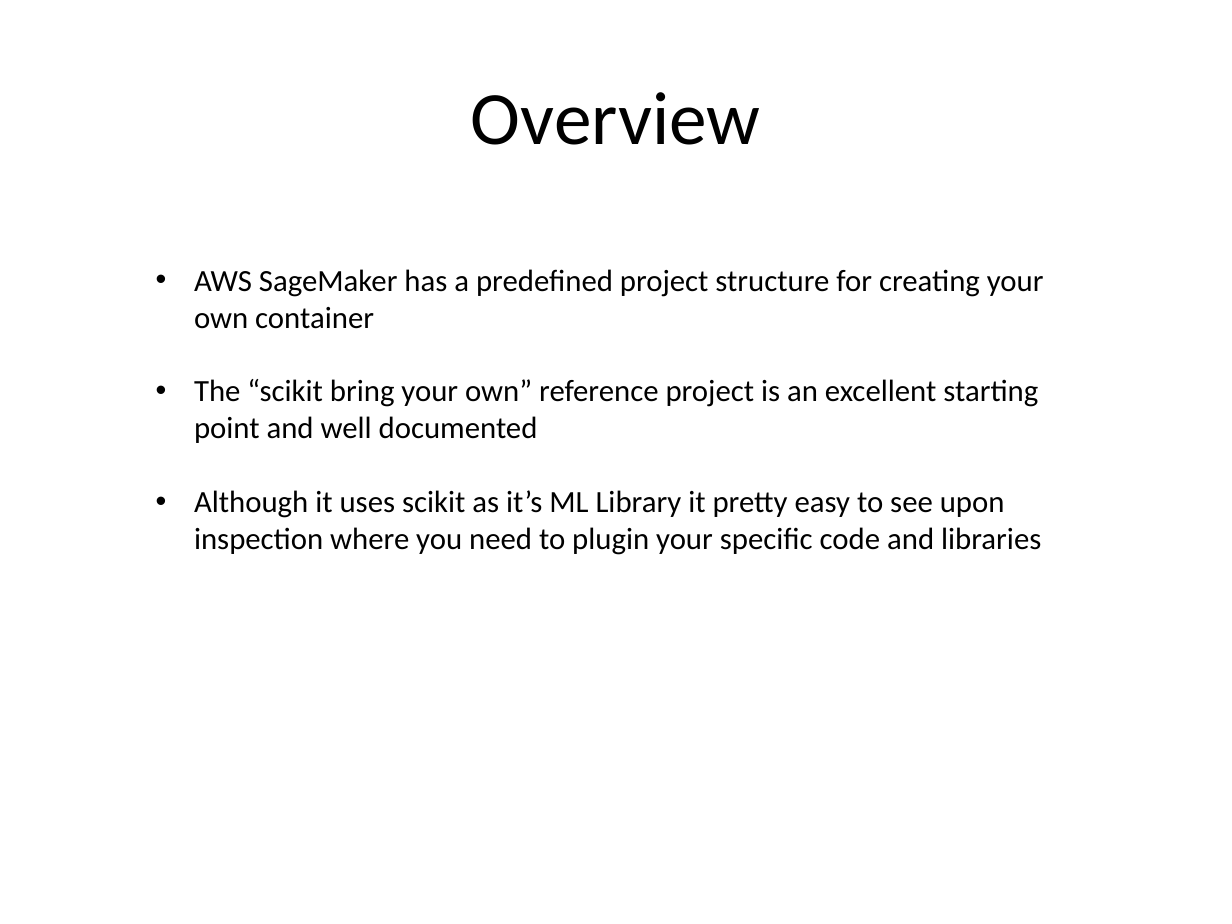
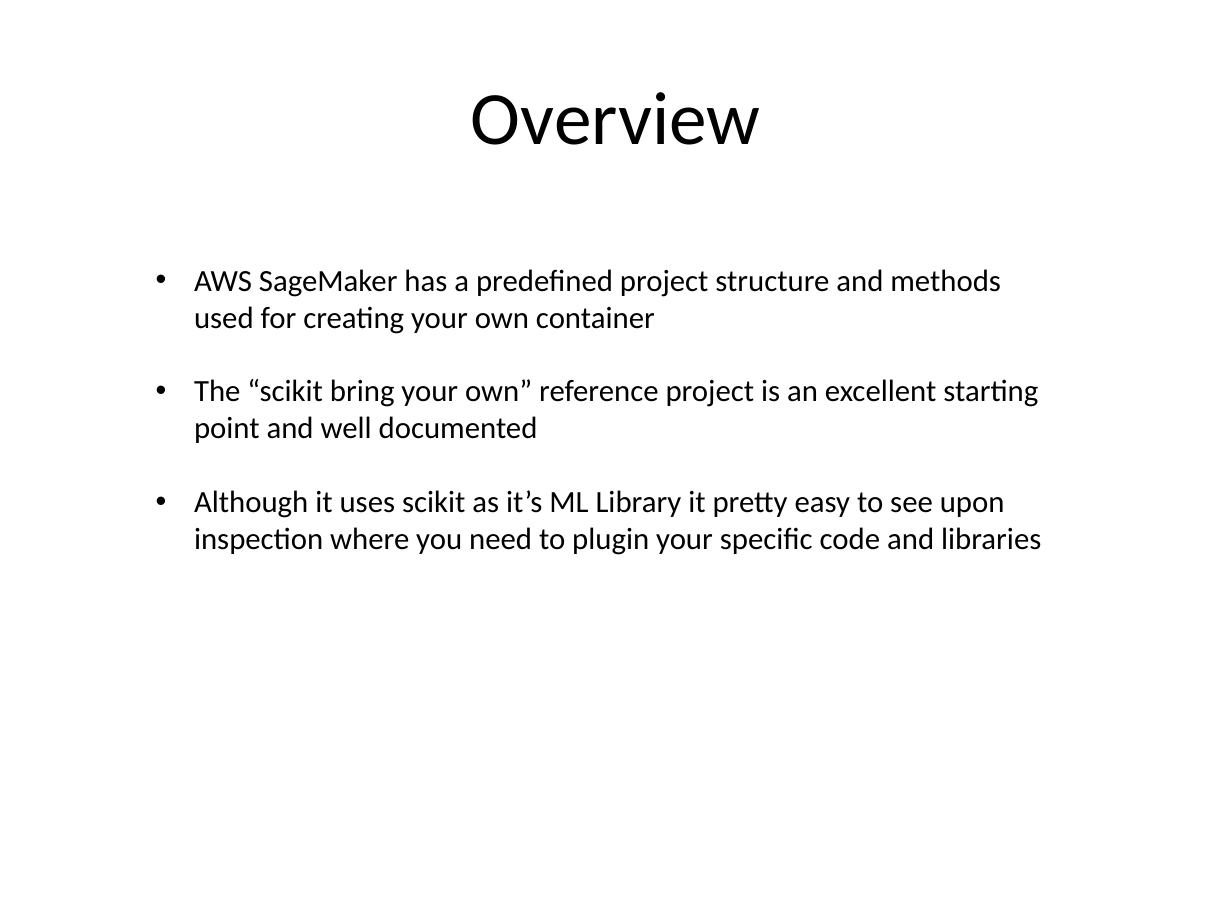
Before and after one commit to kskalvar/aws-sagemaker-planesnet-tflearn-bring-your-own-container, a slide deck: slide 4 of slides/AWS-Sagemaker-Planesnet-TFLearn-Bring-Your-Own-Container.pptx. Drawn at 1232x924 pixels with LibreOffice and Linux fonts; fonts in the diff are those of the drawing. Boxes give left, top, right and bottom in pixels: in the first picture for what was removed or moved away, otherwise in the second. Text is boxed around its words. In the diff, an @@ line names an element or a change of style, - is before the commit and + after.

```diff
--- a/slides/AWS-Sagemaker-Planesnet-TFLearn-Bring-Your-Own-Container.pptx
+++ b/slides/AWS-Sagemaker-Planesnet-TFLearn-Bring-Your-Own-Container.pptx
@@ text at bbox=[194, 269, 1001, 334]: text changed @@
-• AWS SageMaker has a predefined project structure for creating your own container
+• AWS SageMaker has a predefined project structure and methods used for creating your own container
```
Also in this commit, not shown: 5 other slides changed, 1 slide added.
